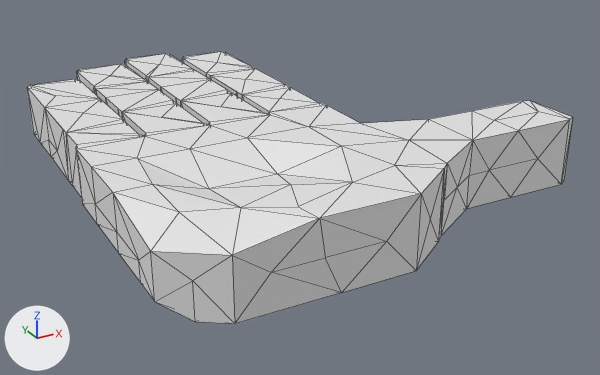
One commit to the glTF model sceneHand/fist.gltf: the scene before it, then after it.
Rendered twice from a camera (50 mm lens) standing at (-2.23, -4.44, 2.51) and looking at (0.75, 0.99, -0.2). The lights are fixed; the arrows at lower left show +X, +Y and +Z. Mesh edges are drawn as thin lines. Where no turn or scale is listed for an object, it has been applied to the vertices. Vertices at the same position are counted once.
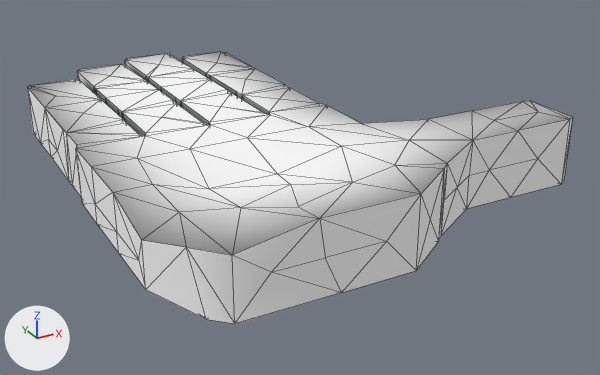
The change, as a list of edits to the scene's bpy script:
```text
Add img_hand_ao:
    img_hand_ao = load_image('hand_ao', '_unpacked/hand_ao', 1024, 1024, 'sRGB')
Add mat_material:
    mat_material = principled_material('Material')
    mat_material.texture = img_hand_ao
    mat_material.roughness = 0.864
Change me_plane:
    used by ob_plane; location = (0.016, -1.991, 0.204)
    remove me_plane.from_pydata(...)  # 291 vertices, 578 faces; spans x -1.02..2.48, y 1.23..5.13, z -0.28..0.25
    add me_plane.from_pydata(...)  # 282 vertices, 560 faces; spans x -1.02..2.48, y 1.23..5.13, z -0.28..0.25
    me_plane part 1
    2 vertices are removed from x -0.27..0.23, y 3.34..3.36, z -0.28
    14 faces are deleted
    10 new faces join them
    me_plane part 2
    5 vertices are removed from x -1.02..-0.83, y 1.36..1.73, z -0.28..0.15
    15 faces are deleted
    3 vertices are added at (-0.83, 1.43, 0.15), (-1.02, 1.64, -0.17), (-1.02, 1.64, 0.15)
    11 new faces join them
    me_plane part 3: 524 faces spanning x -1.02..2.48, y 1.23..5.13, z -0.28..0.25 switch from no material to mat_material (picture img_hand_ao)
```

Boxes [x1, y1, x2, y2] around the edits, measured in the pictures (600 x 375 px; the box of a moved part takes in the faces that stretch with it):
part 1 of me_plane, moved or reshaped
    both: [123, 101, 268, 133]
part 2 of me_plane, moved or reshaped
    both: [113, 193, 235, 324]
part 3 of me_plane, recoloured
    both: [27, 52, 573, 324]
